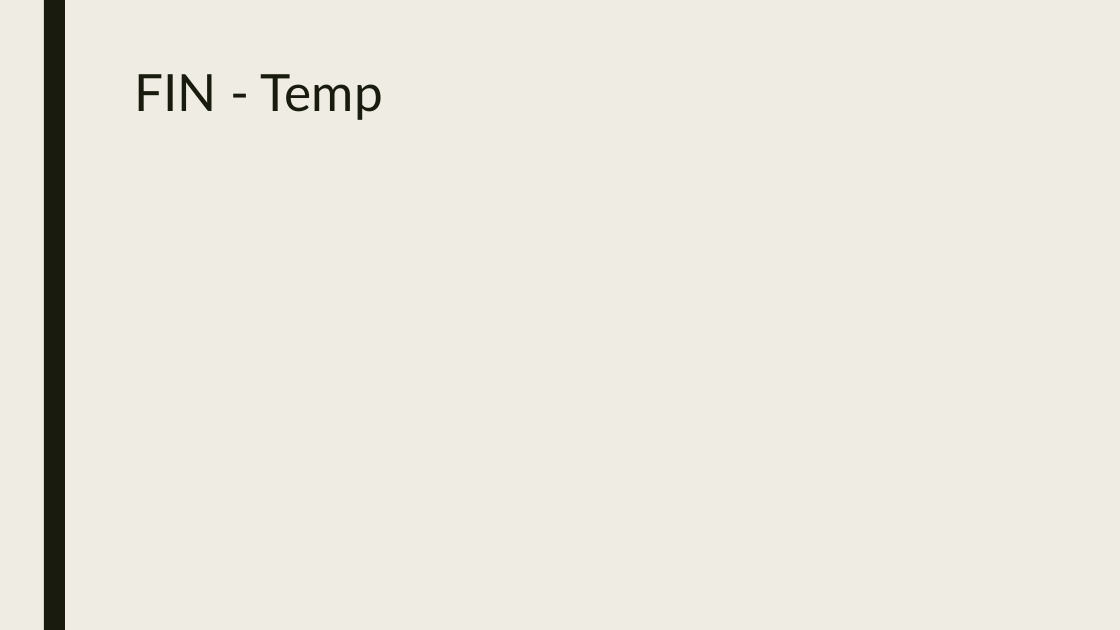
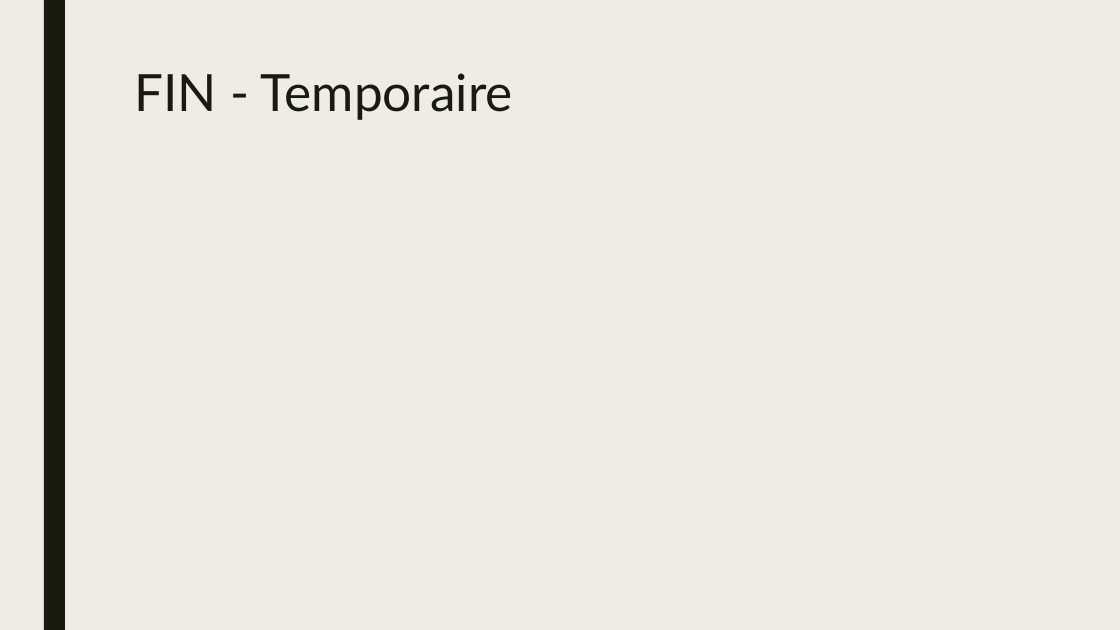
Before and after one commit to BoZhang-dev/Project-Joola, a slide deck: slide 7 of Notes/Presentation-Borui.pptx. Drawn at 1120x630 pixels with LibreOffice and Linux fonts; fonts in the diff are those of the drawing. Boxes give left, top, right and bottom in pixels: in the first picture for what was removed or moved away, otherwise in the second. Text is boxed around its words. In the diff, an @@ line names an element or a change of style, - is before the commit and + after.

```diff
--- a/Notes/Presentation-Borui.pptx
+++ b/Notes/Presentation-Borui.pptx
@@ title at [134, 73, 513, 120]: text changed @@
-FIN - Temp
+FIN - Temporaire
```
Also in this commit, not shown: 2 other slides changed, 1 other file.
